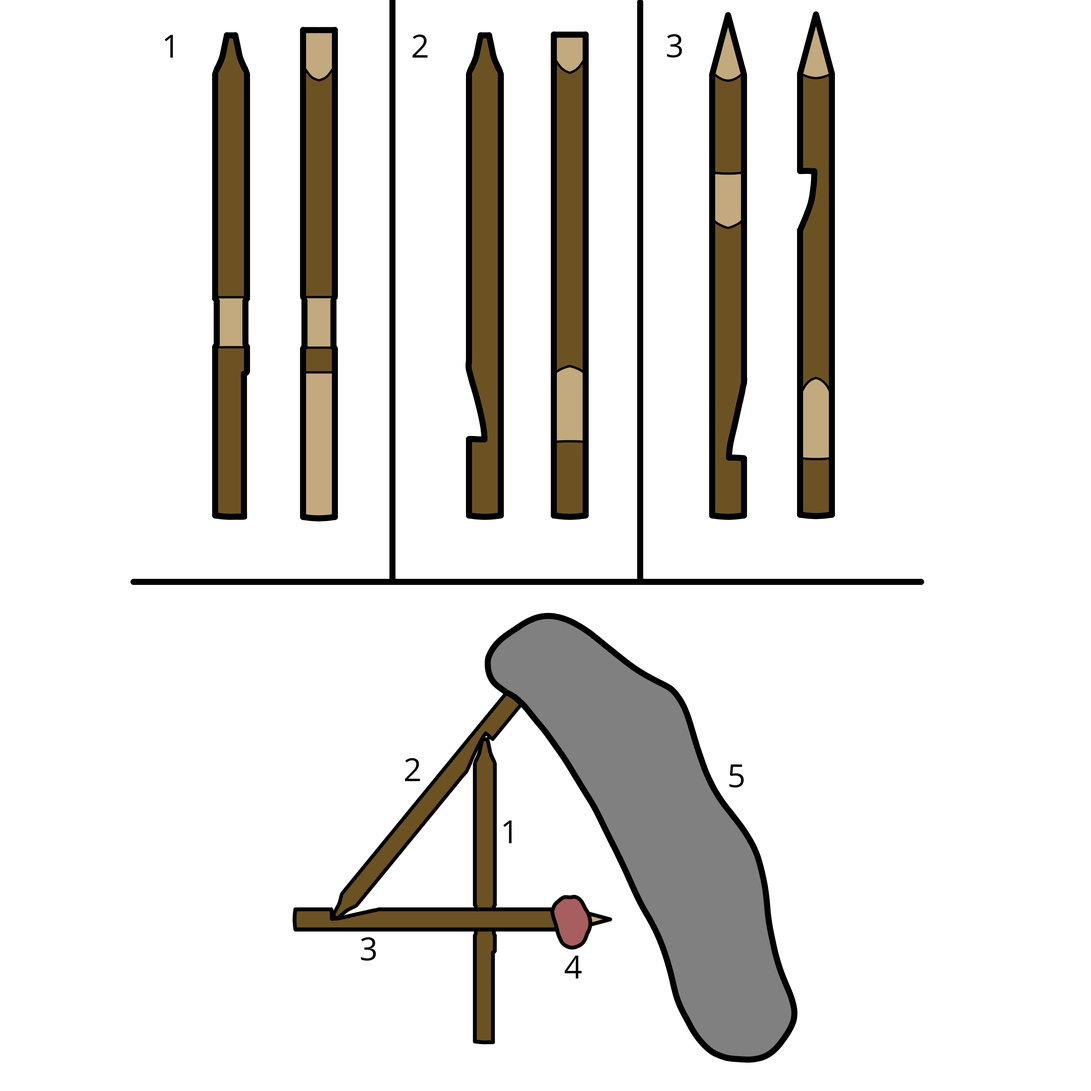
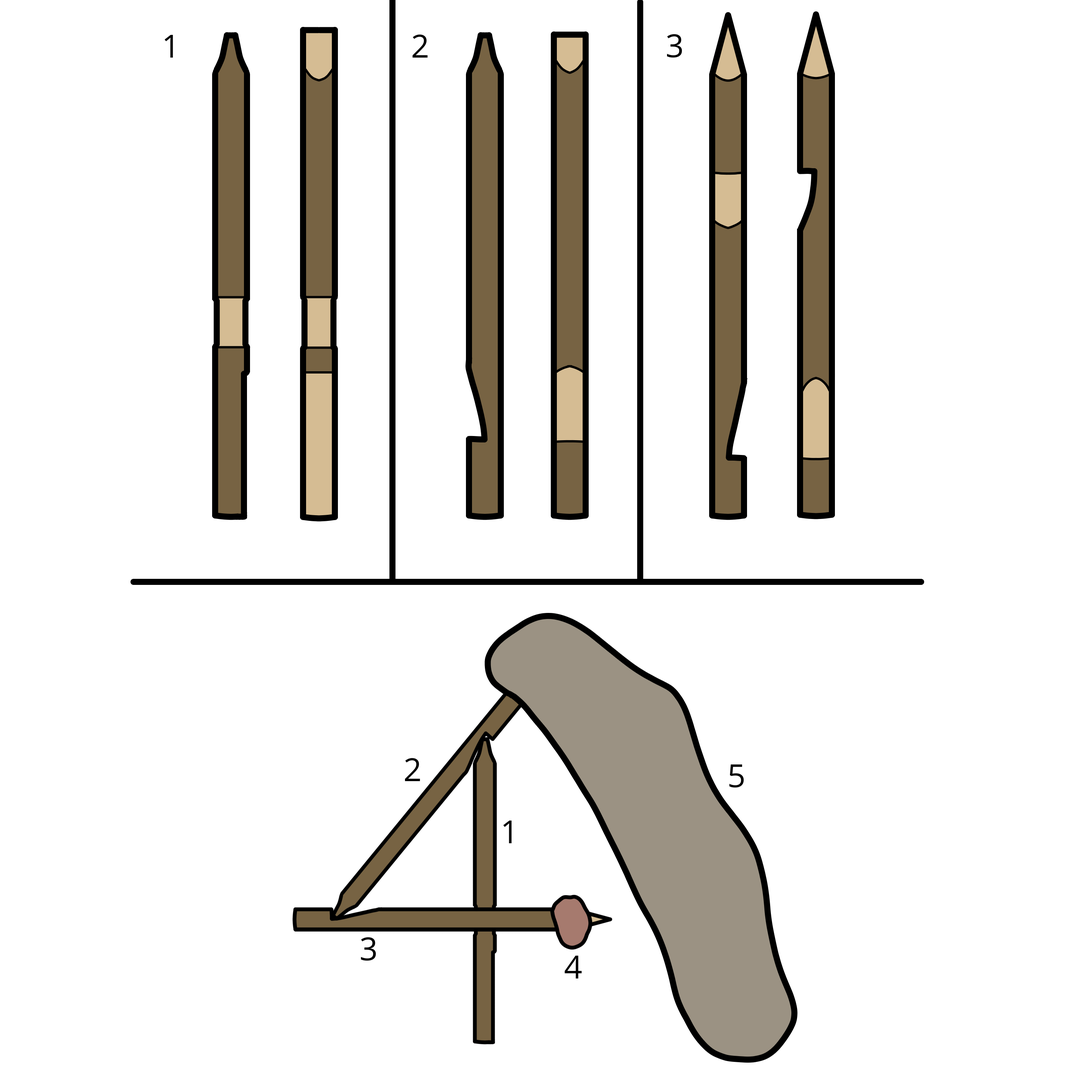
Layer changes from the first 1091px x 1091px image to the second:
painted on "Dividers" over (218, 26, 830, 516)
painted on "Rock" over (482, 619, 792, 1058)
painted on "3" over (296, 878, 603, 952)
painted on "2" over (306, 659, 526, 951)
painted on "1" over (470, 717, 519, 1042)
painted on "Color" (1st of 4, in "Assembled") over (296, 619, 792, 1058)
painted on "Details" (1st of 3, in "Piece 3") over (715, 48, 830, 486)
painted on "Line art side 2" (1st of 3, in "Piece 3") over (803, 26, 830, 514)
painted on "Line art side 1" (1st of 3, in "Piece 3") over (715, 27, 742, 515)
painted on "Color" (2nd of 4, in "Piece 3") over (715, 26, 830, 515)
painted on "Details" (2nd of 3, in "Piece 2") over (557, 48, 583, 486)
painted on "Line art side 2" (2nd of 3, in "Piece 2") over (557, 37, 583, 515)
painted on "Line art side 1" (2nd of 3, in "Piece 2") over (471, 38, 498, 515)
painted on "Color" (3rd of 4, in "Piece 2") over (471, 37, 583, 515)
painted on "Details" (3rd of 3, in "Piece 1") over (218, 48, 332, 413)
painted on "Line art side 2" (3rd of 3, in "Piece 1") over (306, 32, 332, 516)
painted on "Line art side 1" (3rd of 3, in "Piece 1") over (218, 38, 245, 515)
painted on "Color" (4th of 4, in "Piece 1") over (218, 32, 332, 516)
painted on "Background" over (218, 26, 830, 1058)
